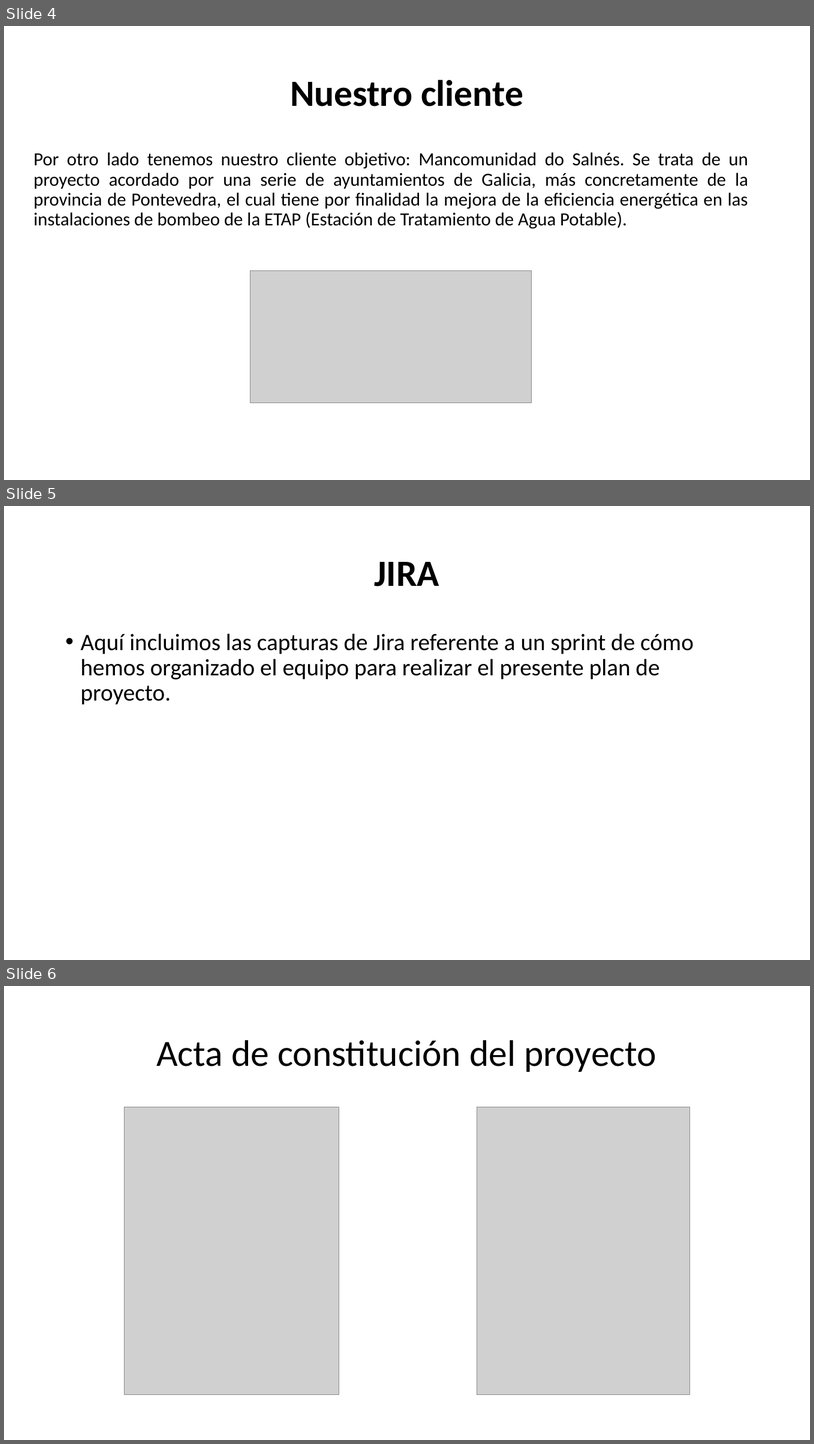
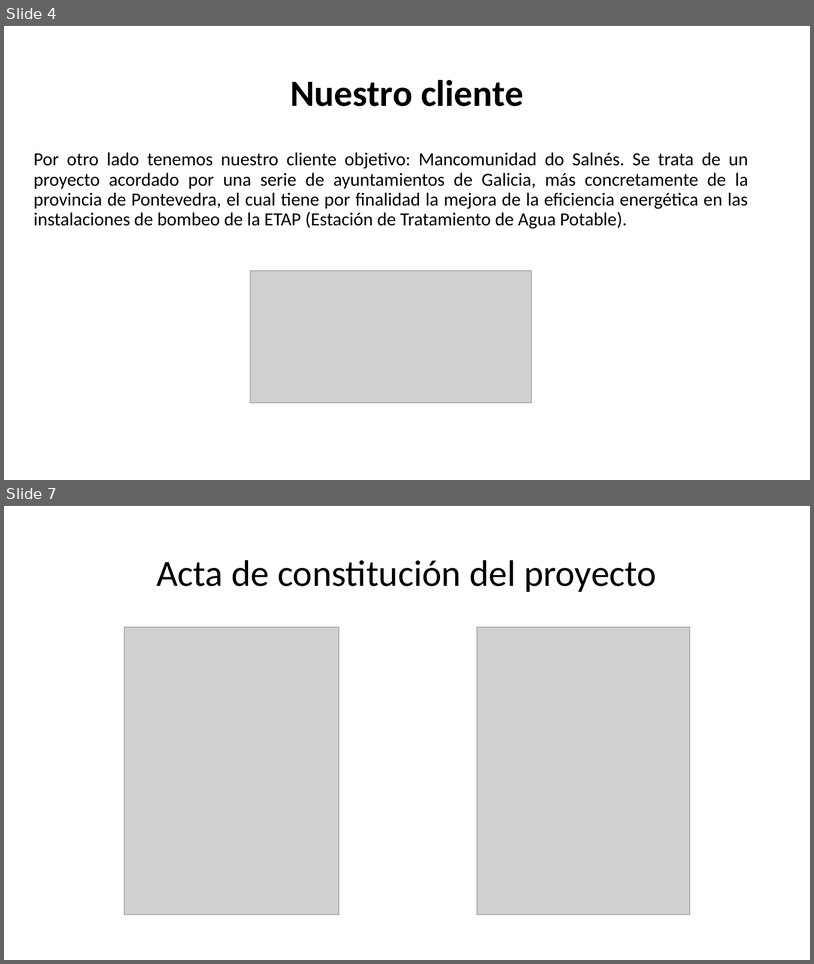
Before and after one commit to AlbertoGCID/XPED, a slide deck: CSMAG.pptx. Shown one above the other, each under a label of ours: slides 4, 5 and 6 before the commit, slides 4 and 7 after it; the slides between them are not shown. The pictures are 814x1444 and 814x964 pixels, drawn with LibreOffice and Linux fonts; fonts in the diff are those of the drawing; grey boxes stand for pictures. Boxes give left, top, right and bottom in pixels: in the first picture for what was removed or moved away, otherwise in the second. Text is boxed around its words. In the diff, an @@ line names an element or a change of style, - is before the commit and + after.

```diff
--- a/CSMAG.pptx
+++ b/CSMAG.pptx
@@ slide 5 removed at [4, 506, 810, 960], background #FFFFFF @@
@@ title removed at [374, 562, 440, 586] @@
-JIRA
@@ text removed at [81, 633, 694, 705] @@
-• Aquí incluimos las capturas de Jira referente a un sprint de cómo hemos organizado el equipo para realizar el presente plan de proyecto.
@@ what was slide 6 is now slide 7 @@
```
Also in this commit, not shown: 3 slides changed, 2 slides added.
